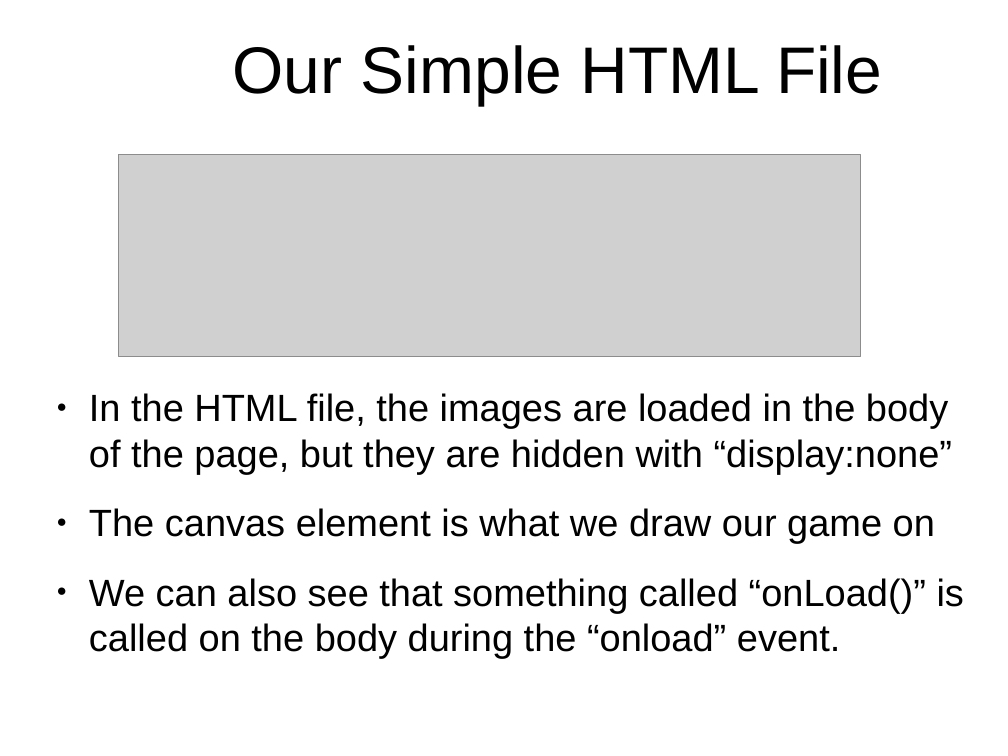
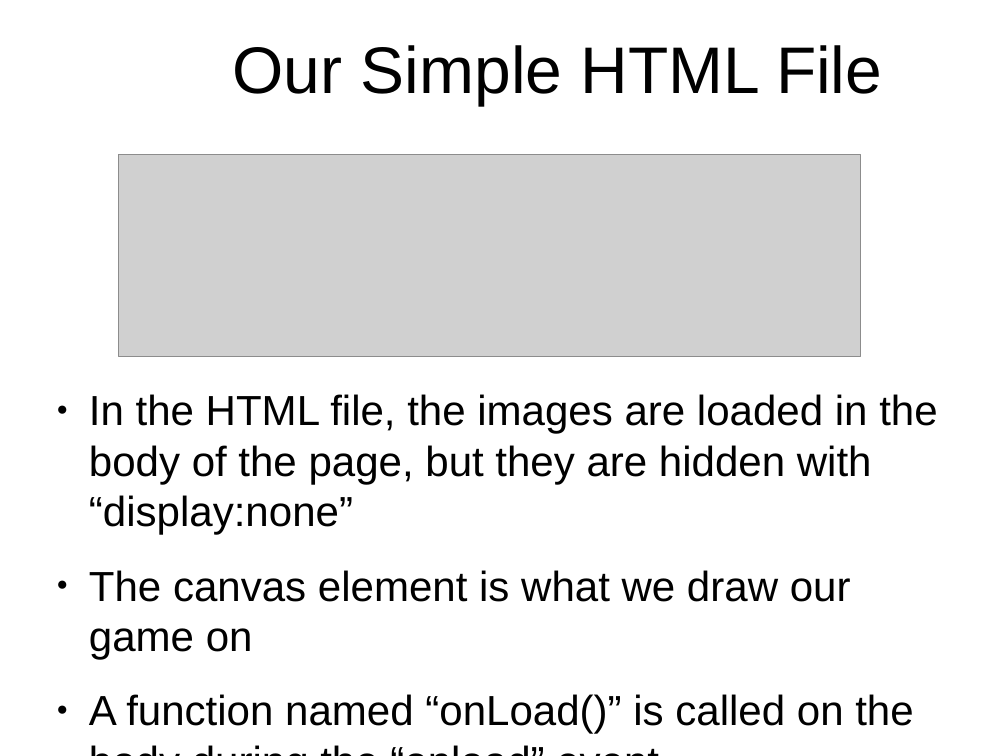
Before and after one commit to originalgrego/Webtris, a slide deck: slide 6 of Webtris - Explorathon 2016.odp. Drawn at 1008x756 pixels with LibreOffice and Linux fonts; fonts in the diff are those of the drawing; grey boxes stand for pictures; background and template pictures are left out. Boxes give left, top, right and bottom in pixels: in the first picture for what was removed or moved away, otherwise in the second. Text is boxed around its words. In the diff, an @@ line names an element or a change of style, - is before the commit and + after.

```diff
--- a/Webtris - Explorathon 2016.odp
+++ b/Webtris - Explorathon 2016.odp
@@ text at (89,394,937,660): size 29.9 to 33.1 pt in "In the HTML file, the images are ...", "The canvas element is what we draw ..." @@
@@ text at (89,694,913,734): text changed; size 29.9 to 33.1 pt @@
-● We can also see that something called “onLoad()” is called on the body during the “onload” event.
+● A function named “onLoad()” is called on the body during the “onload” event.
```
Also in this commit, not shown: 11 other slides changed, 1 slide added, 1 other file.
